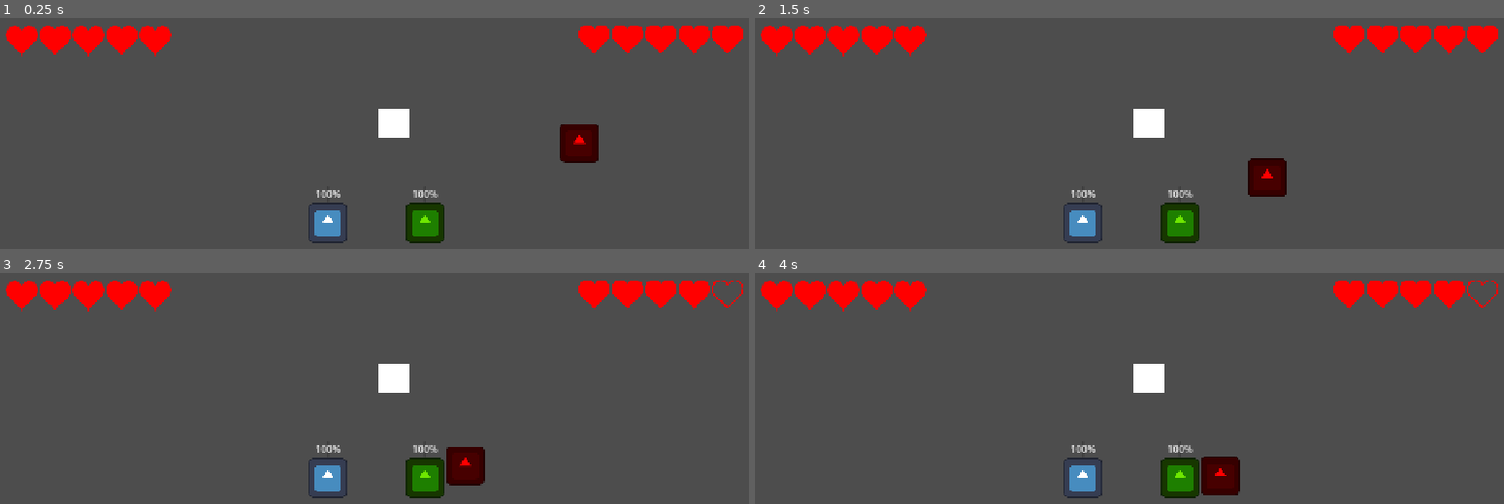
Above: before the commit, frames 1-4 (two rows, left to right).
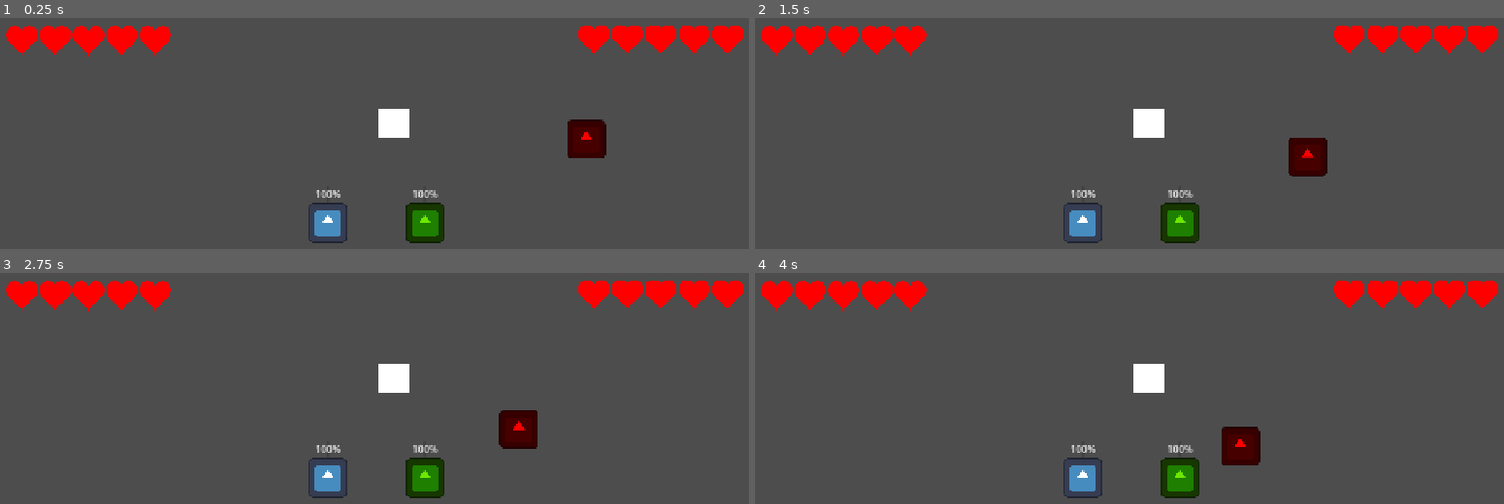
Above: after the commit, the same moments.

Repository: Herovero/CandlesOut
Game: Godot game, scene res://Scenes/main.tscn
The game is run twice, just before and just after one commit, with the same random seed, the same clock (stepped at 60 frames per second) and the same inputs. The engine's default icon, where the game draws it, is replaced by a stand-in: a white triangle on a blue panel in a dark square.
Inputs:
- Up to frame 1 (0.25 s): no input
- Up to frame 2 (1.5 s): no input
- Up to frame 3 (2.75 s): no input
- Up to frame 4 (4 s): no input

The runs differ from the first frame. In frame 1, 0.6% of the frame differs, in the area x 74-81%, y 43-63%; in frame 2, 1.7%; in frame 3, 2.0%, in the area x 59-100%, y 3-93%; in frame 4, 1.8%.

Commit message:
ghost now can interact with item by pressing space

Diff:
--- a/Scenes/enemy1.tscn
+++ /dev/null
@@ -1,18 +0,0 @@
-[gd_scene format=3 uid="uid://dptayuokilvsf"]
-
-[ext_resource type="Texture2D" uid="uid://b7fvyw61qmnl7" path="res://icon.svg" id="1_ld55o"]
-[ext_resource type="Script" uid="uid://crrb13j6wodos" path="res://Scripts/enemy_1.gd" id="1_mxdow"]
-
-[sub_resource type="RectangleShape2D" id="RectangleShape2D_mxdow"]
-size = Vector2(135.5, 135)
-
-[node name="Enemy1" type="CharacterBody2D" unique_id=1604539804]
-script = ExtResource("1_mxdow")
-
-[node name="Sprite2D" type="Sprite2D" parent="." unique_id=416605895]
-texture = ExtResource("1_ld55o")
-
-[node name="AnimatedSprite2D" type="AnimatedSprite2D" parent="." unique_id=512762040]
-
-[node name="CollisionShape2D" type="CollisionShape2D" parent="." unique_id=1689810094]
-shape = SubResource("RectangleShape2D_mxdow")
--- a/Scenes/item1.tscn
+++ b/Scenes/item1.tscn
@@ -7,7 +7,9 @@
 [sub_resource type="RectangleShape2D" id="RectangleShape2D_1o0s7"]
 size = Vector2(50, 50)
 
-[node name="item1" type="Area2D" unique_id=839316503]
+[node name="item1" type="Area2D" unique_id=839316503 groups=["Items"]]
+collision_layer = 2
+collision_mask = 2
 script = ExtResource("1_pkys8")
 
 [node name="Sprite2D" type="Sprite2D" parent="." unique_id=171564091]
--- a/Scenes/player.tscn
+++ b/Scenes/player.tscn
@@ -3,8 +3,8 @@
 [ext_resource type="Script" uid="uid://dwsroubvetdac" path="res://Scripts/player.gd" id="1_ndhuy"]
 [ext_resource type="Texture2D" uid="uid://b7fvyw61qmnl7" path="res://icon.svg" id="2_rliju"]
 
-[sub_resource type="CircleShape2D" id="CircleShape2D_l2cxq"]
-radius = 34.36568
+[sub_resource type="RectangleShape2D" id="RectangleShape2D_cvnsp"]
+size = Vector2(64, 64)
 
 [node name="Player" type="CharacterBody2D" unique_id=687220319]
 script = ExtResource("1_ndhuy")
@@ -14,7 +14,7 @@
 texture = ExtResource("2_rliju")
 
 [node name="CollisionShape2D" type="CollisionShape2D" parent="." unique_id=1487779076]
-shape = SubResource("CircleShape2D_l2cxq")
+shape = SubResource("RectangleShape2D_cvnsp")
 
 [node name="Stats" type="Node2D" parent="." unique_id=1450506992]
 position = Vector2(0, -48)
--- /dev/null
+++ b/Scenes/player_ghost.tscn
@@ -0,0 +1,30 @@
+[gd_scene format=3 uid="uid://co8ys1q0spb7f"]
+
+[ext_resource type="Script" uid="uid://bt0tvdxl0akvq" path="res://Scripts/player_ghost.gd" id="1_humek"]
+[ext_resource type="Texture2D" uid="uid://b7fvyw61qmnl7" path="res://icon.svg" id="2_5c57a"]
+
+[sub_resource type="RectangleShape2D" id="RectangleShape2D_gl5sa"]
+size = Vector2(64, 64)
+
+[sub_resource type="RectangleShape2D" id="RectangleShape2D_humek"]
+size = Vector2(64, 64)
+
+[node name="CharacterBody2D" type="CharacterBody2D" unique_id=929815185 groups=["Ghost"]]
+collision_layer = 0
+collision_mask = 2
+script = ExtResource("1_humek")
+
+[node name="Sprite2D" type="Sprite2D" parent="." unique_id=1738129205]
+modulate = Color(0, 0.25490198, 1, 0.44705883)
+scale = Vector2(0.5, 0.5)
+texture = ExtResource("2_5c57a")
+
+[node name="CollisionShape2D" type="CollisionShape2D" parent="." unique_id=1899094678]
+shape = SubResource("RectangleShape2D_gl5sa")
+
+[node name="InteractionArea" type="Area2D" parent="." unique_id=660207684]
+collision_layer = 2
+collision_mask = 2
+
+[node name="CollisionShape2D" type="CollisionShape2D" parent="InteractionArea" unique_id=132704989]
+shape = SubResource("RectangleShape2D_humek")
--- a/Scripts/enemy_1.gd
+++ /dev/null
@@ -1,14 +0,0 @@
-extends CharacterBody2D
-
-const SPEED = 100.0
-const HP = 100.0
-
-func _physics_process(delta: float) -> void:
-	var direction = Vector2.ZERO
-
-	var player = get_tree().get_nodes_in_group("Players")
-	if player:
-		direction = (player.global_position - global_position).normalized()
-
-	velocity = direction * SPEED
-	move_and_slide()
--- a/Scripts/enemy_test.gd
+++ b/Scripts/enemy_test.gd
@@ -1,6 +1,6 @@
 extends CharacterBody2D
 
-const speed: float = 100.0
+const speed: float = 50.0
 const hp: float = 100.0
 @export var damage_amount: float = 1.0
 
--- a/Scripts/item.gd
+++ b/Scripts/item.gd
@@ -9,6 +9,11 @@
 func _process(delta):
 	pass
 
+func on_collected(target_player_id: String):
+	print_debug("collected")
+	queue_free()
+
 func _on_body_entered(body):
-	if body.is_in_group("Players"):
-		queue_free()
+	if body.is_in_group("Ghost"):
+		print("hi")
+		modulate = Color(2, 2, 2) # Overbrighten to show it's selectable
--- a/Scripts/player.gd
+++ b/Scripts/player.gd
@@ -10,6 +10,8 @@
 @export var recharge_rate: float = 5.0   # Per second while standing/sleeping
 
 var is_sleeping: bool = false
+var ghost_scene = preload("res://Scenes/player_ghost.tscn")
+var active_ghost: CharacterBody2D = null
 
 @onready var stamina_bar = $Stats/StaminaBar
 
@@ -51,14 +53,23 @@
 	velocity = Vector2.ZERO
 	modulate = Color(0.5, 0.5, 1.0) # Turn slightly blue/dark to show sleeping
 
+	active_ghost = ghost_scene.instantiate()
+	active_ghost.input_prefix = input_prefix # Give the ghost your controls
+	active_ghost.global_position = global_position # Start at player's body
+	get_parent().add_child(active_ghost)
+
 func handle_sleep(delta):
 	current_stamina += recharge_rate * delta # Maybe recharge faster when forced?
 	update_ui()
 
 	if current_stamina >= max_stamina:
-		current_stamina = max_stamina
-		is_sleeping = false
-		modulate = Color(1, 1, 1) # Back to normal
+		wake_up()
+
+func wake_up():
+	is_sleeping = false
+	modulate = Color(1, 1, 1)
+	if active_ghost:
+		active_ghost.queue_free() # Remove the ghost when waking up
 
 func update_ui():
 	stamina_bar.value = current_stamina
--- /dev/null
+++ b/Scripts/player_ghost.gd
@@ -0,0 +1,31 @@
+extends CharacterBody2D
+
+@export var input_prefix: String = "p1_"
+@export var speed: float = 200.0 # Maybe ghosts move faster?
+
+@onready var interaction_area: Area2D = $InteractionArea
+
+func _physics_process(_delta: float) -> void:
+	# Use the same input logic as your player.gd [cite: 6]
+	var direction = Input.get_vector(
+		input_prefix + "move_left", input_prefix + "move_right",
+		input_prefix + "move_up", input_prefix + "move_down"
+	)
+
+	velocity = direction * speed
+	move_and_slide()
+
+func _input(event):
+	# Shared Spacebar logic you mentioned
+	if event.is_action_pressed("item_pickup&throw"):
+		attempt_pickup()
+
+func attempt_pickup():
+	var overlapping_areas = interaction_area.get_overlapping_areas()
+	for area in overlapping_areas:
+		# Check if the area is a spiritual item
+		if area.is_in_group("Items"):
+			# If the item has a collect function, call it
+			if area.has_method("on_collected"):
+				area.on_collected(input_prefix)
+				break
--- a/project.godot
+++ b/project.godot
@@ -30,6 +30,8 @@
 
 Enemies=""
 Players=""
+Items=""
+Ghost=""
 
 [input]
 
@@ -73,6 +75,11 @@
 "events": [Object(InputEventKey,"resource_local_to_scene":false,"resource_name":"","device":-1,"window_id":0,"alt_press …(195 unchanged characters)…
 ]
 }
+item_pickup&throw={
+"deadzone": 0.2,
+"events": [Object(InputEventKey,"resource_local_to_scene":false,"resource_name":"","device":-1,"window_id":0,"alt_pressed":false,"shift_pressed":false,"ctrl_pressed":false,"meta_pressed":false,"pressed":false,"keycode":0,"physical_keycode":32,"key_label":0,"unicode":32,"location":0,"echo":false,"script":null)
+]
+}
 
 [physics]
 
Not shown, removed: Scripts/enemy_1.gd.uid
Not shown, added: Scripts/player_ghost.gd.uid
